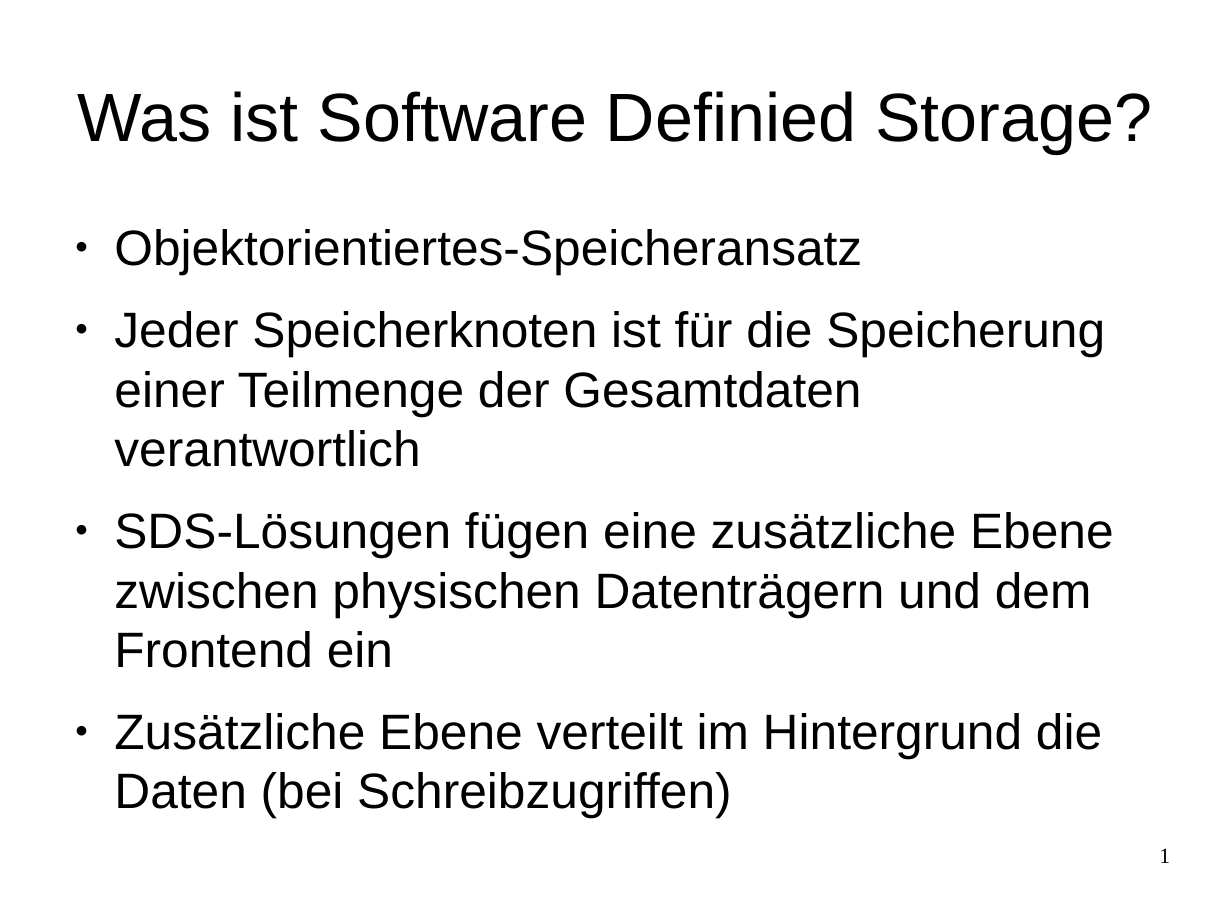
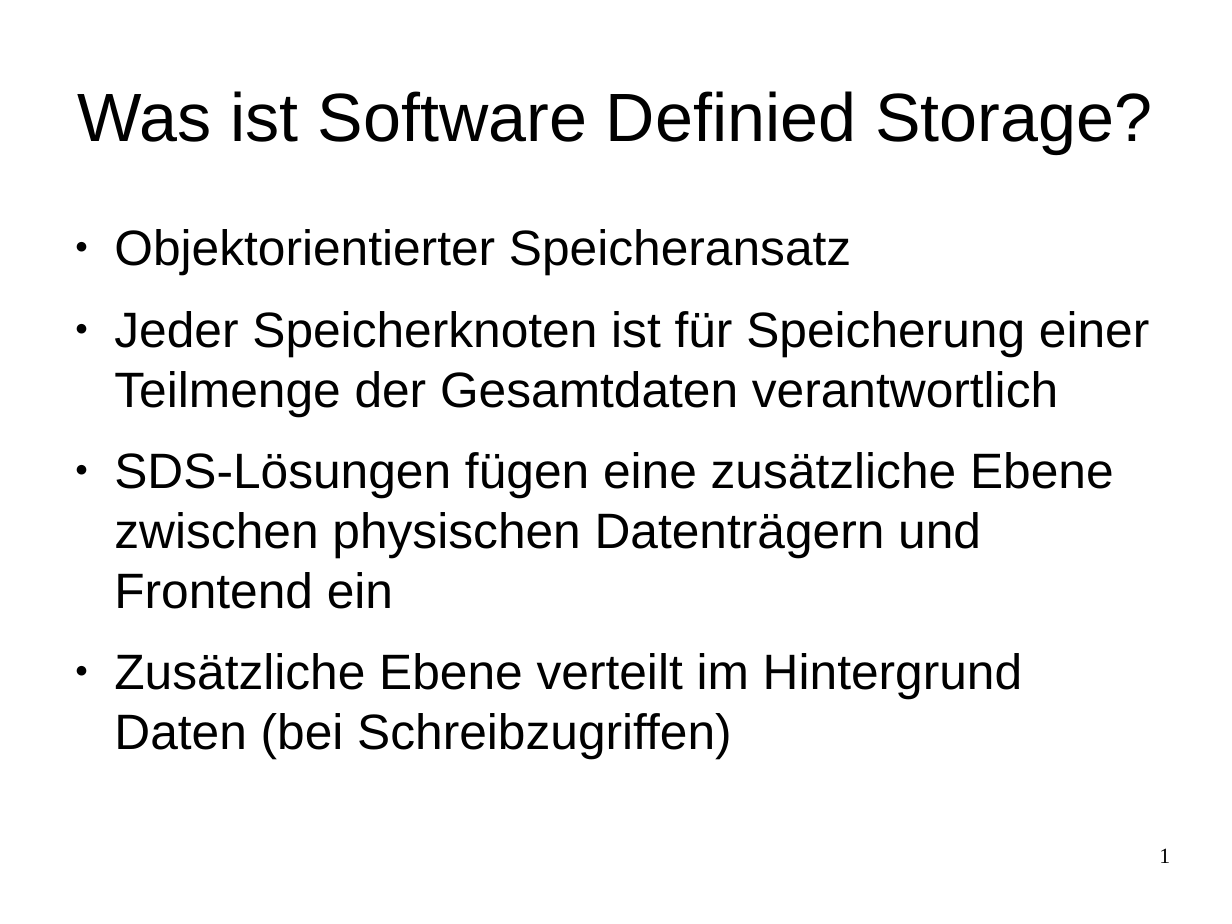
Before and after one commit to celentanos/inora, a slide deck: slide 1 of inora_vortrag_M.odp. Drawn at 1232x924 pixels with LibreOffice and Linux fonts; fonts in the diff are those of the drawing. Boxes give left, top, right and bottom in pixels: in the first picture for what was removed or moved away, otherwise in the second. Text is boxed around its words. In the diff, an @@ line names an element or a change of style, - is before the commit and + after.

```diff
--- a/inora_vortrag_M.odp
+++ b/inora_vortrag_M.odp
@@ text at [114, 229, 1149, 758]: text changed @@
-● Objektorientiertes-Speicheransatz
-● Jeder Speicherknoten ist für die Speicherung einer Teilmenge der Gesamtdaten verantwortlich
-● SDS-Lösungen fügen eine zusätzliche Ebene zwischen physischen Datenträgern und dem Frontend ein
-● Zusätzliche Ebene verteilt im Hintergrund die Daten (bei Schreibzugriffen)
+● Objektorientierter Speicheransatz
+● Jeder Speicherknoten ist für Speicherung einer Teilmenge der Gesamtdaten verantwortlich
+● SDS-Lösungen fügen eine zusätzliche Ebene zwischen physischen Datenträgern und Frontend ein
+● Zusätzliche Ebene verteilt im Hintergrund Daten (bei Schreibzugriffen)
```
Also in this commit, not shown: 12 other slides changed, 1 slide added, 1 slide removed.
